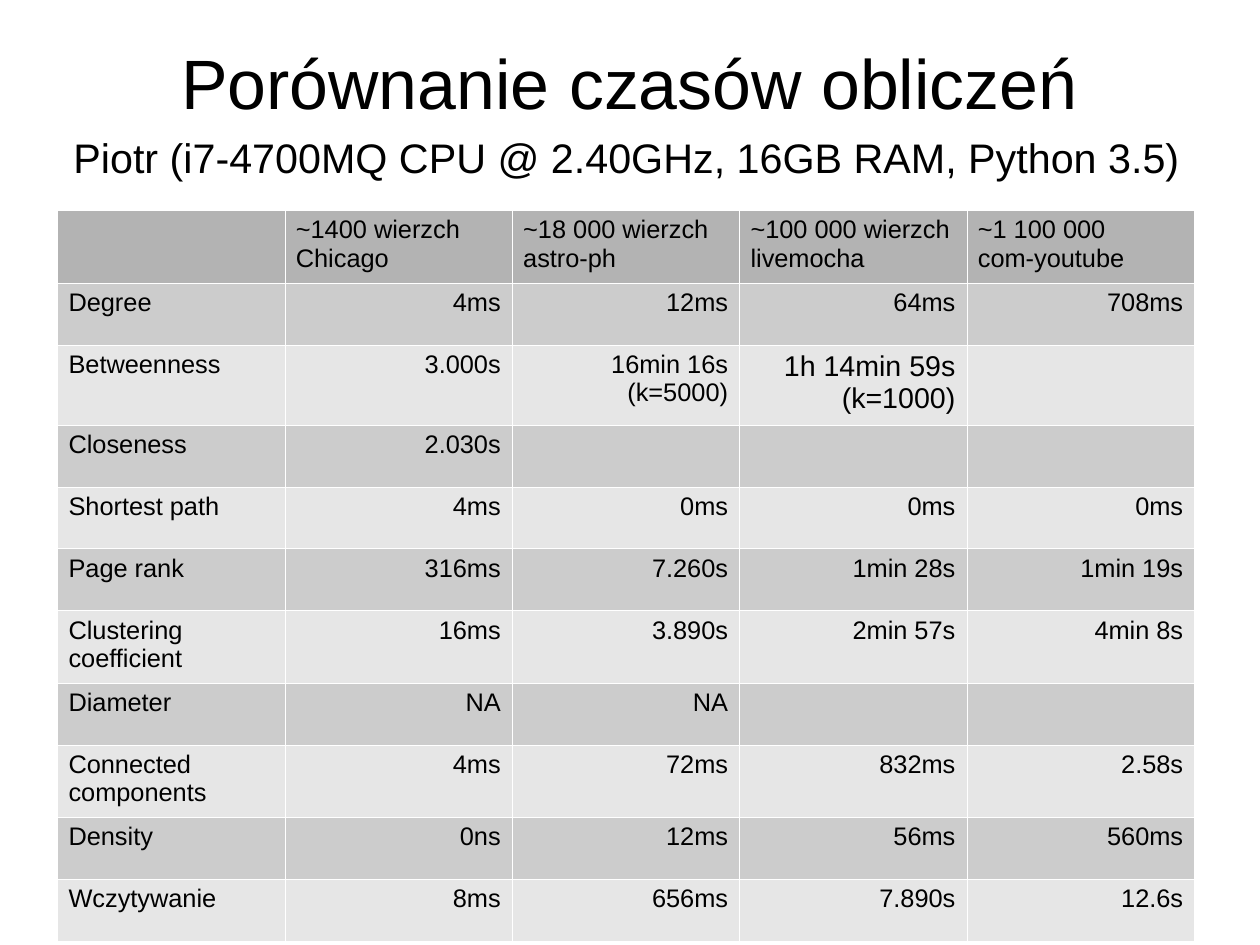
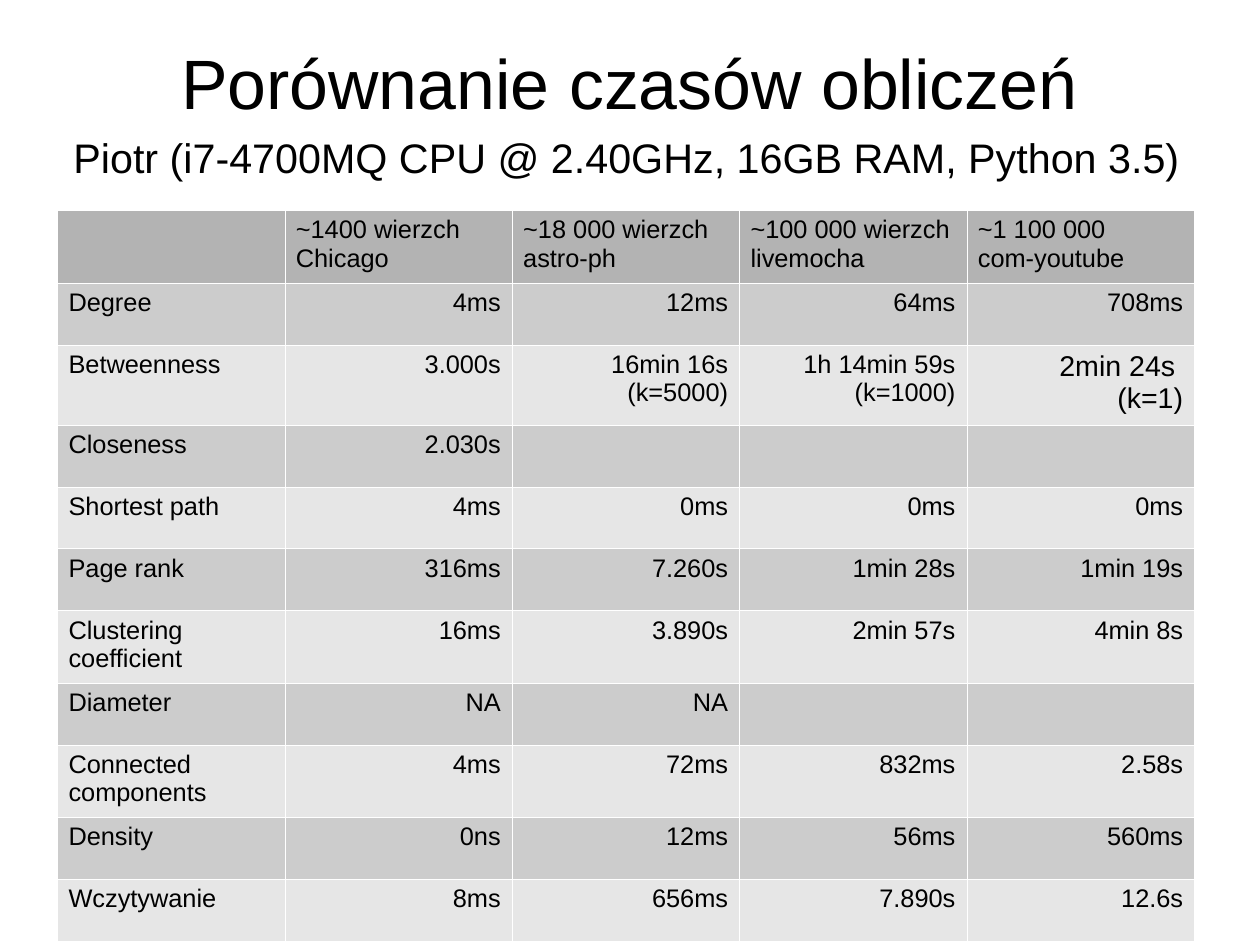
Before and after one commit to piotrm50/cns-networkx-presentation, a slide deck: slide 30 of prezentacja.odp (slide 29 before the commit). Drawn at 1260x945 pixels with LibreOffice and Linux fonts; fonts in the diff are those of the drawing. Boxes give left, top, right and bottom in pixels: in the first picture for what was removed or moved away, otherwise in the second. Text is boxed around its words. In the diff, an @@ line names an element or a change of style, - is before the commit and + after.

```diff
--- a/prezentacja.odp
+++ b/prezentacja.odp
@@ table at bbox=[57, 210, 1195, 924] @@
-row 3, column 5: 
+row 3, column 5: 2min 24s / (k=1)
@@ size 18 to 16 pt in "1h 14min 59s (k=1000)" @@
```
Also in this commit, not shown: 2 other slides changed, 2 slides added.
